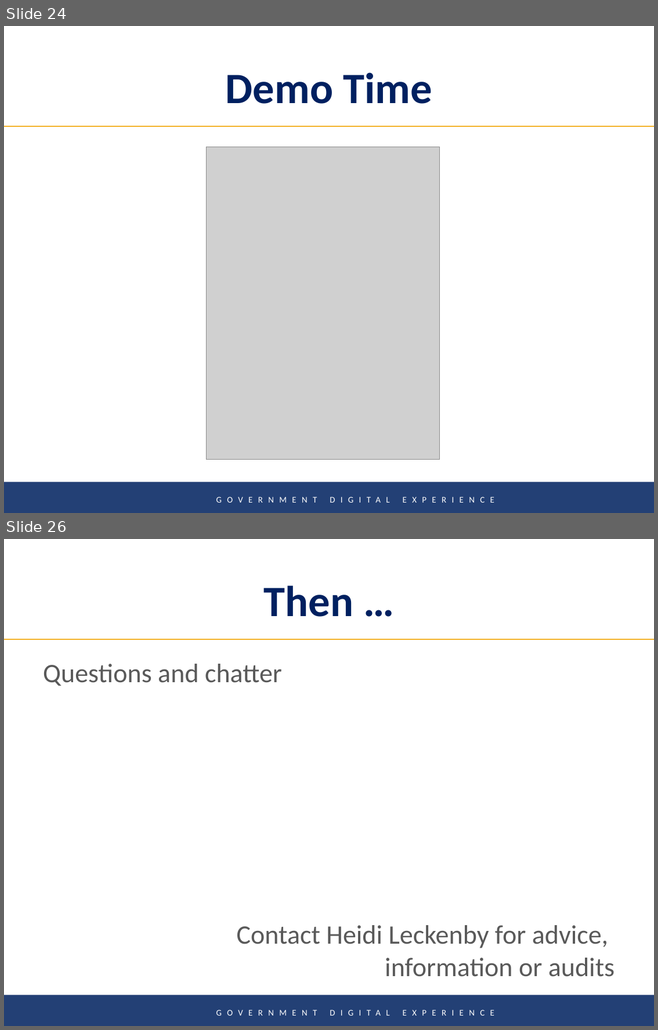
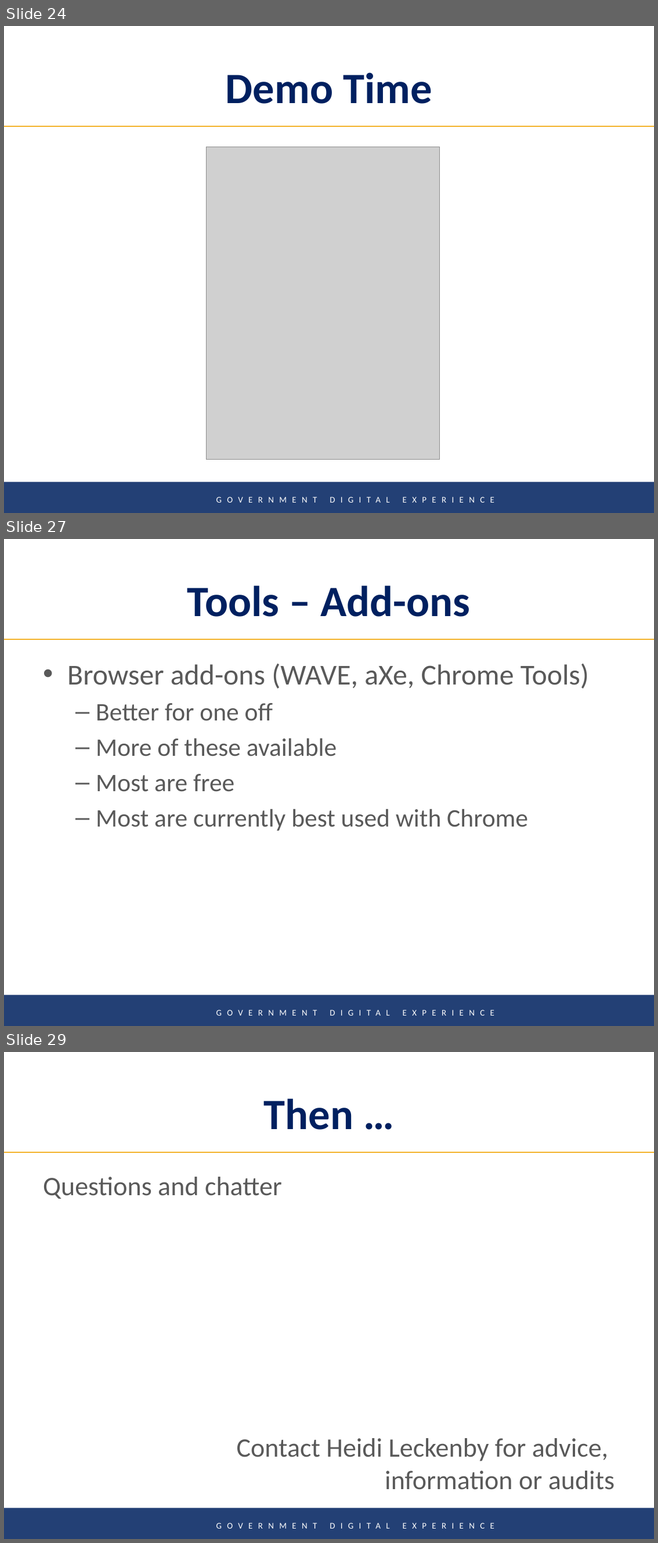
Before and after one commit to Gavin-McLeod/Accessibility-presentation, a slide deck: Digital Product Innovation in the Public Service-TRAN.pptx. Shown one above the other, each under a label of ours: slides 24 and 26 before the commit, slides 24, 27 and 29 after it; the slides between them are not shown. The pictures are 658x1030 and 658x1543 pixels, drawn with LibreOffice and Linux fonts; fonts in the diff are those of the drawing; grey boxes stand for pictures; background and template pictures are left out. Boxes give left, top, right and bottom in pixels: in the first picture for what was removed or moved away, otherwise in the second. Text is boxed around its words. In the diff, an @@ line names an element or a change of style, - is before the commit and + after.

```diff
--- a/Digital Product Innovation in the Public Service-TRAN.pptx
+++ b/Digital Product Innovation in the Public Service-TRAN.pptx
@@ slide 27 added at (4, 539, 654, 1026), background #FFFFFF; not listed: 2 template elements that a slide beside it also shows @@
@@ title added at (187, 585, 470, 617), 48 pt, text #002060, bold @@
+Tools – Add-ons
@@ text added at (67, 664, 589, 831), 28 pt, text #595959 @@
+• Browser add-ons (WAVE, aXe, Chrome Tools)
+  – Better for one off
+  – More of these available
+  – Most are free
+  – Most are currently best used with Chrome
@@ what was slide 26 is now slide 29 @@
```
Also in this commit, not shown: 3 slides changed, 3 other slides added, 1 slide removed, 1 other file.
